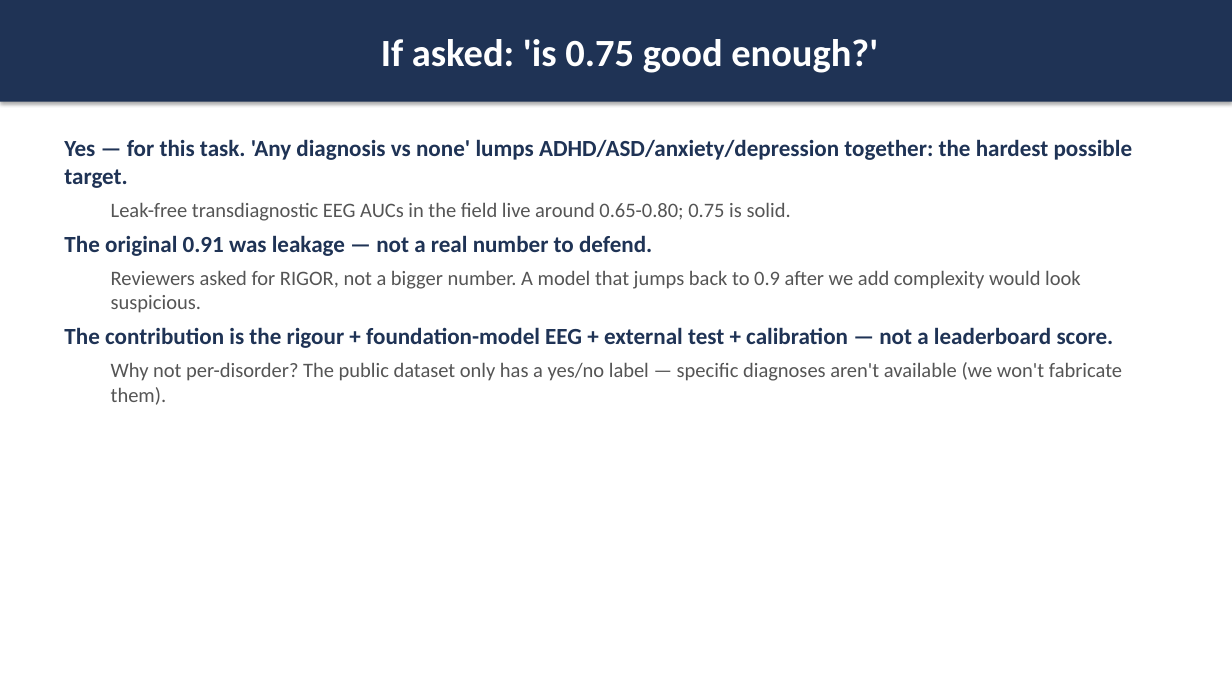
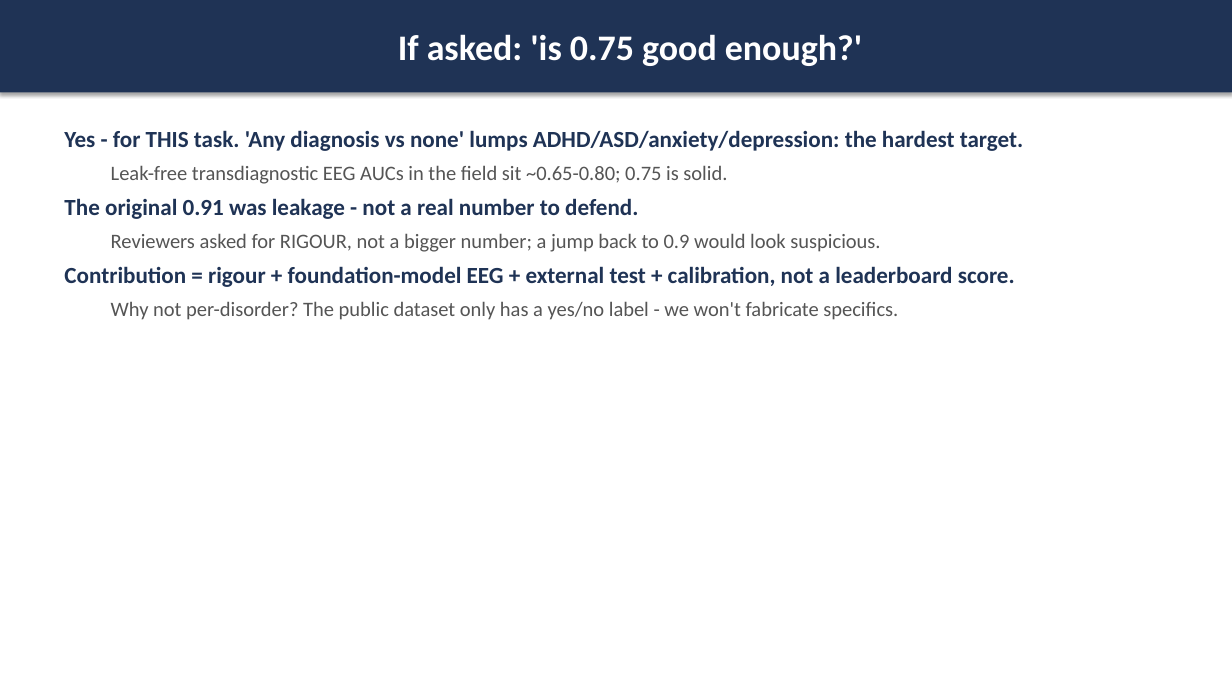
Before and after one commit to AyeshaAnzer1610/neuroformer, a slide deck: slide 9 of docs/resubmission/NeuroFormer-Supervisor-Meeting.pptx (slide 7 before the commit). Drawn at 1232x693 pixels with LibreOffice and Linux fonts; fonts in the diff are those of the drawing. Boxes give left, top, right and bottom in pixels: in the first picture for what was removed or moved away, otherwise in the second. Text is boxed around its words. In the diff, an @@ line names an element or a change of style, - is before the commit and + after.

```diff
--- a/docs/resubmission/NeuroFormer-Supervisor-Meeting.pptx
+++ b/docs/resubmission/NeuroFormer-Supervisor-Meeting.pptx
@@ rectangle "If asked: 'is 0.75 good ..." resized from (x1=0, y1=0, x2=1232, y2=102) to (x1=0, y1=0, x2=1232, y2=92) @@
@@ rectangle "If asked: 'is 0.75 good ..." at (x1=0, y1=0, x2=1232, y2=92): size 30 to 28 pt @@
@@ text at (x1=64, y1=130, x2=1023, y2=320): text changed @@
-Yes — for this task. 'Any diagnosis vs none' lumps ADHD/ASD/anxiety/depression together: the hardest possible target.
-  Leak-free transdiagnostic EEG AUCs in the field live around 0.65-0.80; 0.75 is solid.
-The original 0.91 was leakage — not a real number to defend.
-  Reviewers asked for RIGOR, not a bigger number. A model that jumps back to 0.9 after we add complexity would look suspicious.
-The contribution is the rigour + foundation-model EEG + external test + calibration — not a leaderboard score.
-  Why not per-disorder? The public dataset only has a yes/no label — specific diagnoses aren't available (we won't fabricate them).
+Yes - for THIS task. 'Any diagnosis vs none' lumps ADHD/ASD/anxiety/depression: the hardest target.
+  Leak-free transdiagnostic EEG AUCs in the field sit ~0.65-0.80; 0.75 is solid.
+The original 0.91 was leakage - not a real number to defend.
+  Reviewers asked for RIGOUR, not a bigger number; a jump back to 0.9 would look suspicious.
+Contribution = rigour + foundation-model EEG + external test + calibration, not a leaderboard score.
+  Why not per-disorder? The public dataset only has a yes/no label - we won't fabricate specifics.
```
Also in this commit, not shown: 8 other slides changed, 2 slides added, 1 other file.
